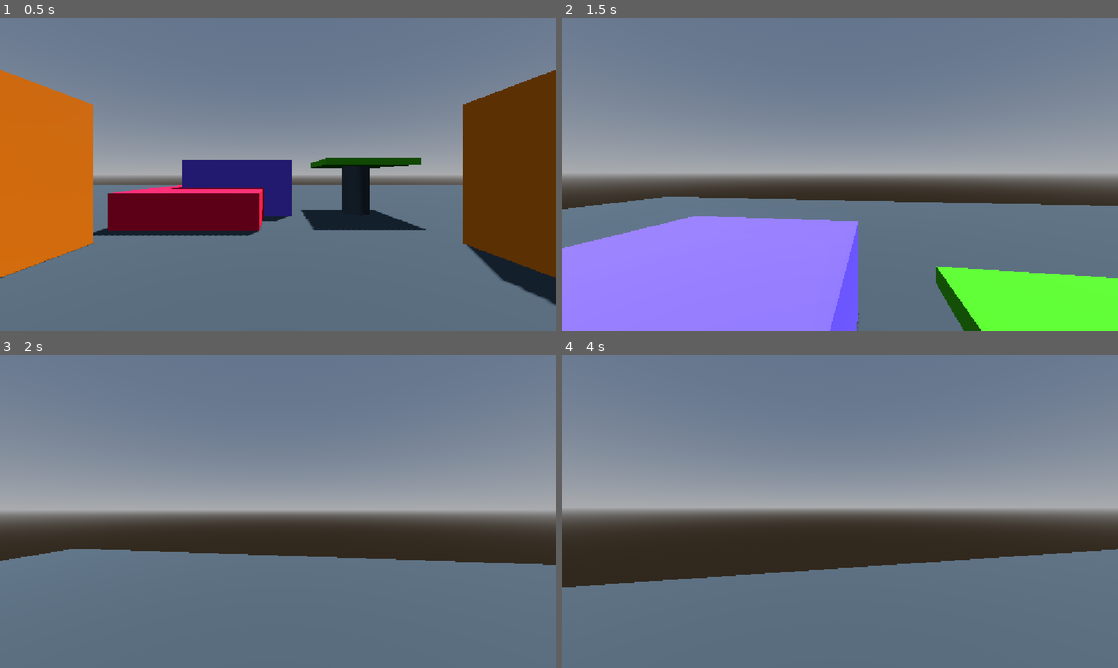
Above: before the commit, frames 1-4 (two rows, left to right).
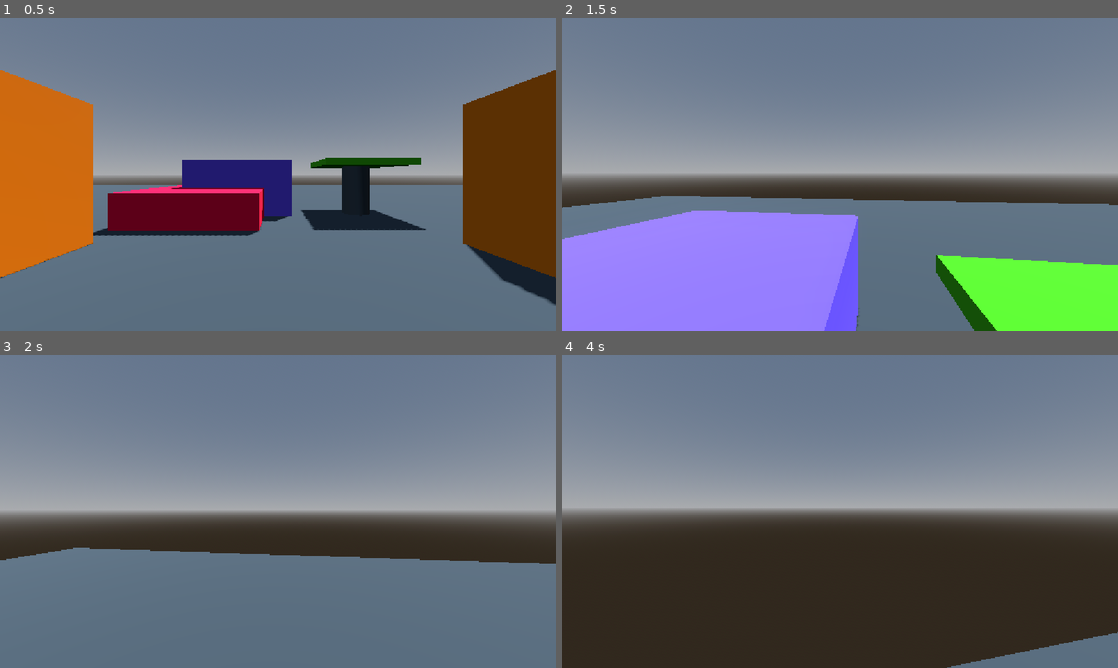
Above: after the commit, the same moments.

Repository: zednotfound/ultimate_godot
Game: Godot game, scene res://1_input/input_module.tscn
Same seed, same stepped clock (60 frames per second), same inputs: the game is played once before the commit and once after it.
Inputs (mouse positions are in pixels of both pictures, inside the frame that each line leads up to):
- Up to frame 1 (0.5 s): no input
- Up to frame 2 (1.5 s): tap Enter at 0.5 s; move the mouse to (867, 174) at 0.52 s; hold Space (jump) 0.53-1.28 s; hold W (move_forward) from 0.53 s (still down); tap Ctrl (crouch) at 0.6 s; click (867, 174) at 0.67 s; move the mouse to (812, 174) at 1.27 s; tap Space (jump) at 1.35 s
- Up to frame 3 (2 s): keep holding W (move_forward); tap Space (jump) at 1.52, 1.82 s; tap Ctrl (crouch) at 1.55 s
- Up to frame 4 (4 s): keep holding W (move_forward); move the mouse to (851, 505) at 2.02 s; hold Space (jump) 2.03-2.78 s; tap Ctrl (crouch) at 2.1, 3.05 s; move the mouse to (834, 517) at 2.77 s; tap Shift (sprint) at 2.85 s; click (834, 517) at 2.92 s; tap Space (jump) at 3.02, 3.32, 3.77, 3.8 s; move the mouse to (878, 514) at 3.52 s; hold Alt (walk) from 3.53 s (still down)

Frame 1 is identical in both runs. In frame 2, 3.7% of the frame differs, in the area x 0-100%, y 56-100%; in frame 3, 0.2%; in frame 4, 30%, in the area x 0-100%, y 62-100%.

Commit message:
Exercise 1.6

Diff:
--- a/0_sandbox/player/player.gd
+++ b/0_sandbox/player/player.gd
@@ -19,10 +19,21 @@
 @export var sprint_speed := 14.0
 @export var push_force = 5.0
 
+# Gravity and Jumping
+@export_group("Gravity and Jumping")
+@export var gravity := 18.0
+@export_range(0.1, 30.0) var min_jump_force := 5.0
+@export_range(0.2, 50.0) var max_jump_force := 15.0
+@export_range(0.5, 5.0) var jump_charge_time := 2.0
+@export_range(1.0, 30.0) var jump_camera_stretch := 12.0
+@export_range(0.2, 30.0) var air_jump_force := 10.0
+@export var air_jumps := 1
+
 var max_speed := 0.0
 var movement_drag := 0.0
 var movement_direction := Vector3.ZERO
 var jump_charge := 0.0
+var air_jumps_remaining := air_jumps
 var is_crouching := false:
 	set(value):
 		is_crouching = value
@@ -30,14 +41,6 @@
 			player_animation.play_backwards("crouch")
 		else:
 			player_animation.play("crouch")
-
-# Gravity and Jumping
-@export_group("Gravity and Jumping")
-@export var gravity := 18.0
-@export_range(0.1, 30.0) var min_jump_force := 5.0
-@export_range(0.2, 50.0) var max_jump_force := 15.0
-@export_range(0.5, 5.0) var jump_charge_time := 2.0
-@export_range(1.0, 30.0) var jump_camera_stretch := 12.0
 
 @onready var camera: Camera3D = $Camera3D
 @onready var camera_starting_fov := camera.fov
@@ -83,12 +86,15 @@
 
 	# Charge up jump
 	if Input.is_action_just_pressed("jump"):
-		camera.v_offset = -0.05
-	if Input.is_action_pressed("jump"):
+		if is_on_floor():
+			camera.v_offset = -0.05
+		else:
+			air_jump()
+	if Input.is_action_pressed("jump") and is_on_floor():
 		jump_charge = min(jump_charge_time, jump_charge + delta)
 		camera.fov = camera_starting_fov + (jump_charge / jump_charge_time) * jump_camera_stretch
 	# Release charged jump
-	elif Input.is_action_just_released("jump"):
+	elif Input.is_action_just_released("jump") and is_on_floor():
 		if is_crouching:
 			is_crouching = false
 		var jump_force = (
@@ -102,12 +108,6 @@
 	# Crouch
 	if Input.is_action_just_pressed("crouch"):
 		is_crouching = not is_crouching
-		# if not is_crouching:
-		# 	player_animation.play("crouch")
-		# 	is_crouching = true
-		# else:
-		# 	player_animation.play_backwards("crouch")
-		# 	is_crouching = false
 
 
 func _physics_process(delta: float) -> void:
@@ -160,7 +160,14 @@
 
 func jump(jump_force: float) -> void:
 	if is_on_floor():
+		air_jumps_remaining = air_jumps
 		velocity.y = jump_force
+
+
+func air_jump() -> void:
+	if not is_on_floor() and air_jumps_remaining > 0:
+		air_jumps_remaining -= 1
+		velocity.y = air_jump_force
 
 
 # Determine how if the player should be walking or sprint
--- a/0_sandbox/player/player.tscn
+++ b/0_sandbox/player/player.tscn
@@ -80,6 +80,7 @@
 [sub_resource type="Animation" id="Animation_4up0j"]
 resource_name = "crouch"
 length = 0.13333334
+step = 0.016666668
 tracks/0/type = "value"
 tracks/0/imported = false
 tracks/0/enabled = true
@@ -138,7 +139,7 @@
 "times": PackedFloat32Array(0, 0.13333334),
 "transitions": PackedFloat32Array(1, 1),
 "update": 0,
-"values": [Vector3(0, 1.5, -0.1), Vector3(0, 0.79999995, -0.1)]
+"values": [Vector3(0, 1.5, -0.1), Vector3(0, 0.8, -0.1)]
 }
 
 [sub_resource type="AnimationLibrary" id="AnimationLibrary_afuka"]
@@ -153,6 +154,8 @@
 max_jump_force = 10.0
 jump_charge_time = 0.5
 jump_camera_stretch = 3.0
+air_jump_force = 8.0
+air_jumps = 2
 
 [node name="CapsuleMesh" type="CSGMesh3D" parent="." unique_id=52869941]
 transform = Transform3D(1, 0, 0, 0, 1, 0, 0, 0, 1, 0, 1, 0)
@@ -162,9 +165,9 @@
 transform = Transform3D(1, 0, 0, 0, 1, 0, 0, 0, 1, 0, 1, 0)
 shape = SubResource("CapsuleShape3D_g4v7s")
 
+[node name="PlayerAnimation" type="AnimationPlayer" parent="." unique_id=1256185140]
+libraries/ = SubResource("AnimationLibrary_afuka")
+
 [node name="Camera3D" type="Camera3D" parent="." unique_id=780504536]
 transform = Transform3D(1, 0, 0, 0, 1, 0, 0, 0, 1, 0, 1.5, -0.1)
 current = true
-
-[node name="PlayerAnimation" type="AnimationPlayer" parent="." unique_id=1256185140]
-libraries/ = SubResource("AnimationLibrary_afuka")
